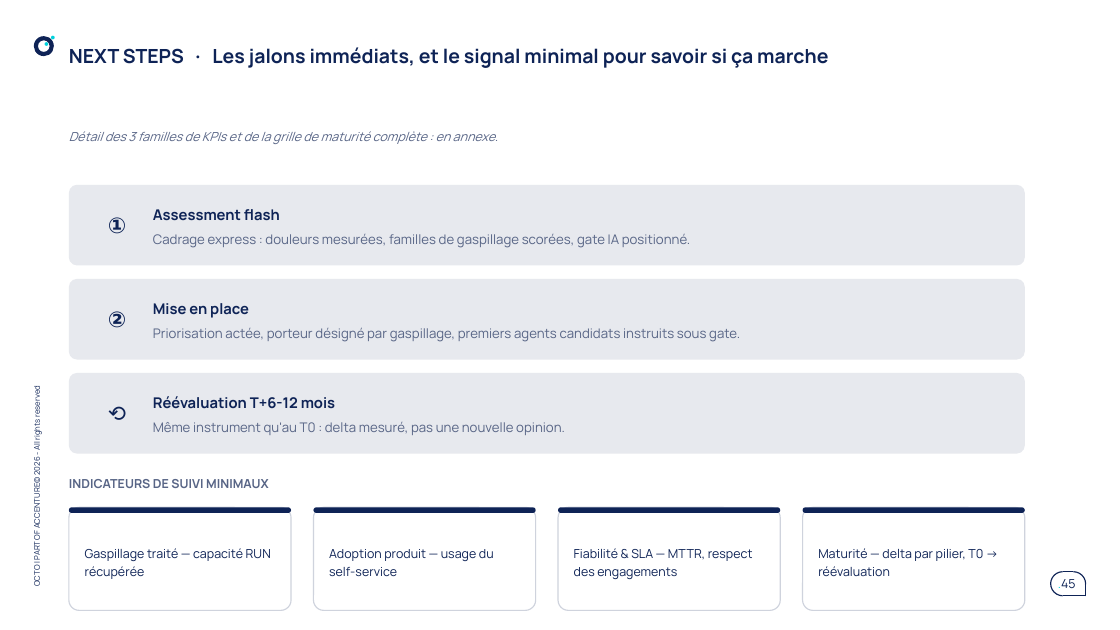
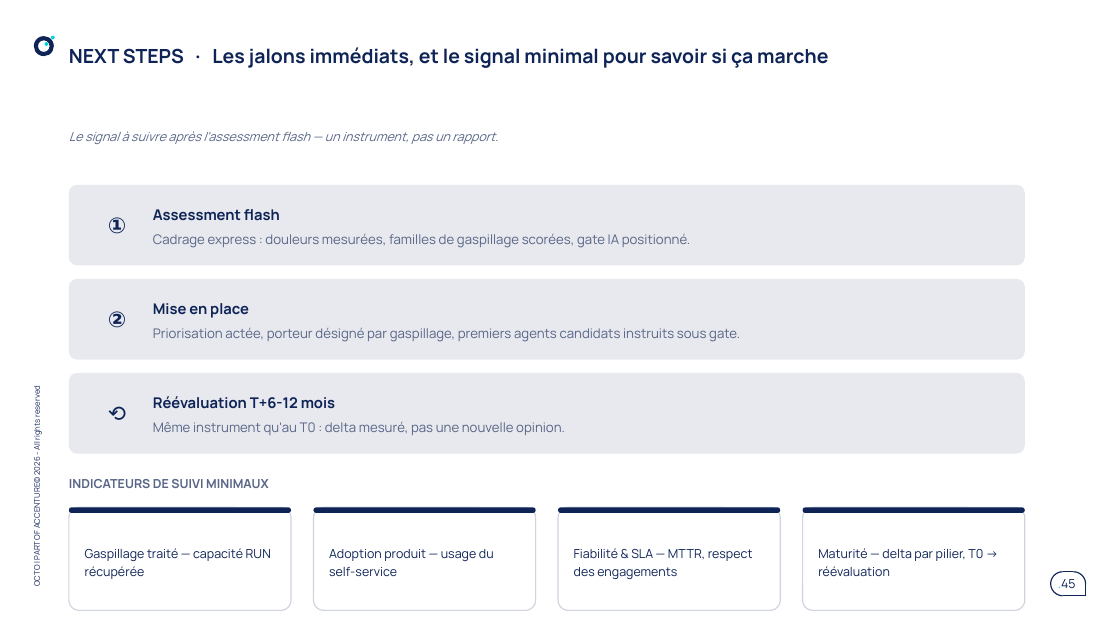
Before and after one commit to claudecamus-dot/Vscode3, a slide deck: slide 45 of docs/cadrage-ppt/bmad-iap-cadrage-synthese.pptx. Drawn at 1120x630 pixels with LibreOffice and Linux fonts; fonts in the diff are those of the drawing. Boxes give left, top, right and bottom in pixels: in the first picture for what was removed or moved away, otherwise in the second. Text is boxed around its words. In the diff, an @@ line names an element or a change of style, - is before the commit and + after.

```diff
--- a/docs/cadrage-ppt/bmad-iap-cadrage-synthese.pptx
+++ b/docs/cadrage-ppt/bmad-iap-cadrage-synthese.pptx
@@ text at (69,131,498,144): text changed @@
-Détail des 3 familles de KPIs et de la grille de maturité complète : en annexe.
+Le signal à suivre après l'assessment flash — un instrument, pas un rapport.
```
Also in this commit, not shown: 3 other slides changed, 8 slides removed, 2 other files.
